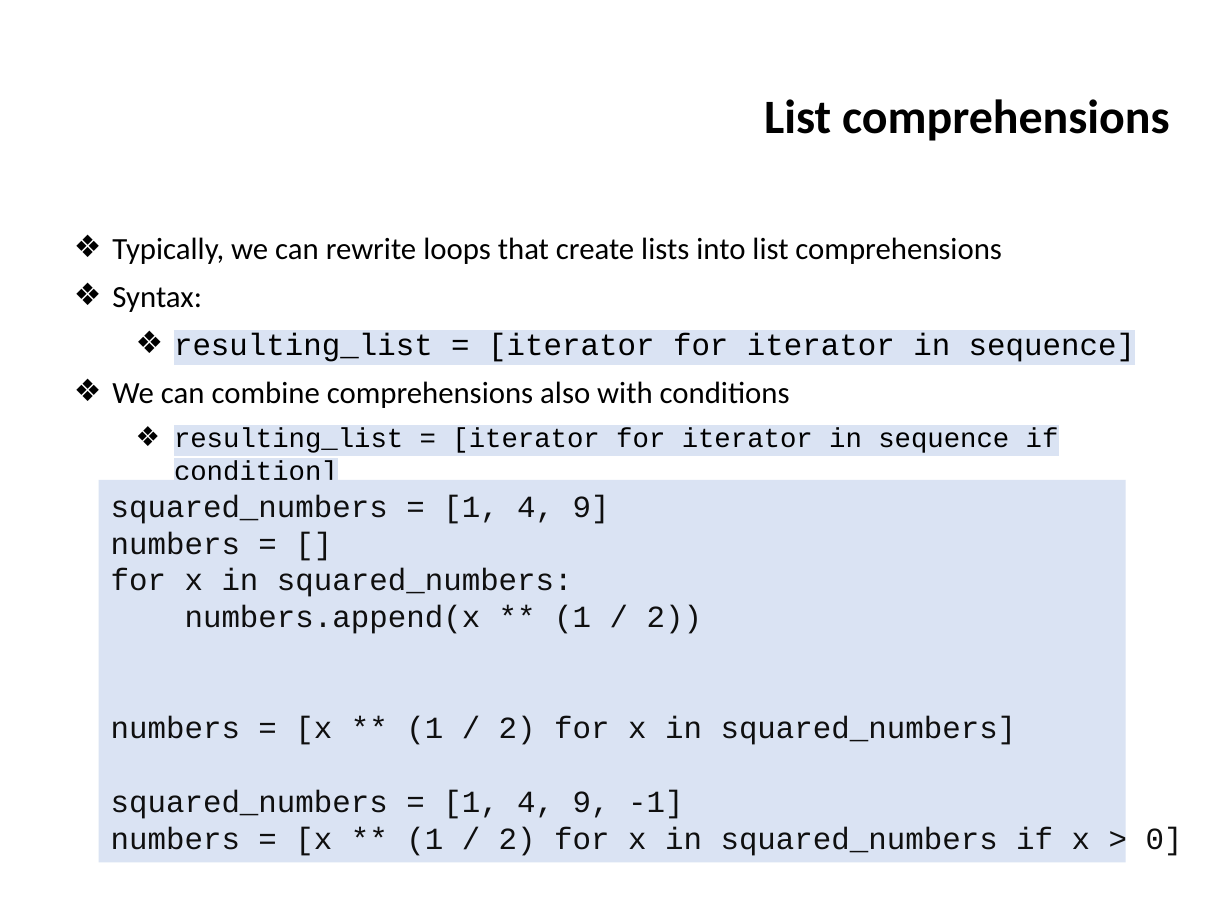
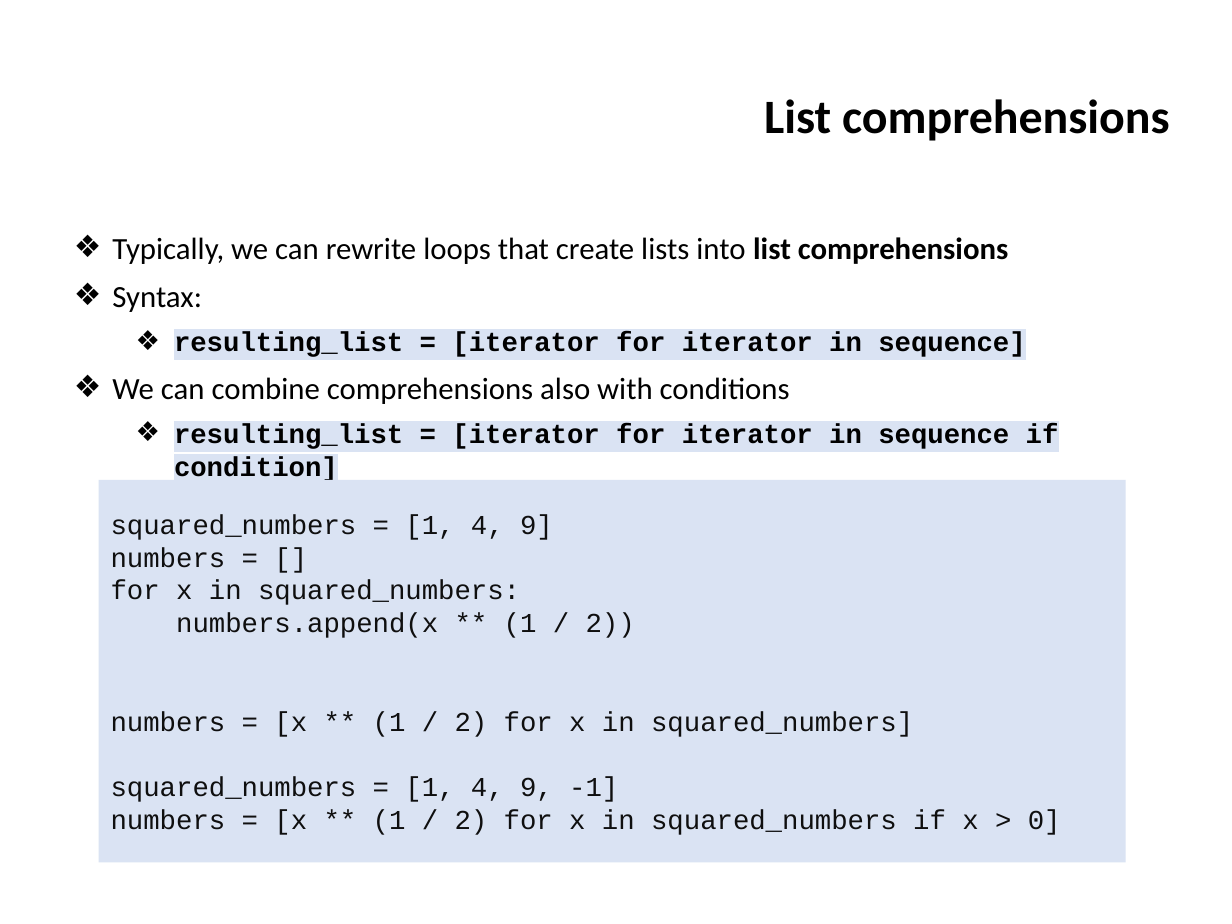
Before and after one commit to ifromm/fcsp, a slide deck: slide 4 of Slides/unit_6_prog_3.pptx. Drawn at 1232x924 pixels with LibreOffice and Linux fonts; fonts in the diff are those of the drawing; background and template pictures are left out. Boxes give left, top, right and bottom in pixels: in the first picture for what was removed or moved away, otherwise in the second. Text is boxed around its words. In the diff, an @@ line names an element or a change of style, - is before the commit and + after.

```diff
--- a/Slides/unit_6_prog_3.pptx
+++ b/Slides/unit_6_prog_3.pptx
@@ text at (x1=112, y1=237, x2=1059, y2=480): bold on in "list comprehensions", "resulting_list = [iterator for iterator in sequence]", "resulting_list = [iterator for iterator in sequence ..."; size 18 to 16 pt in "resulting_list = [iterator for iterator in sequence]" @@
@@ rectangle "squared_numbers = [1, 4, 9]" at (x1=99, y1=479, x2=1126, y2=862): size 18 to 16 pt @@
```
Also in this commit, not shown: 10 other slides changed, 16 other files.
